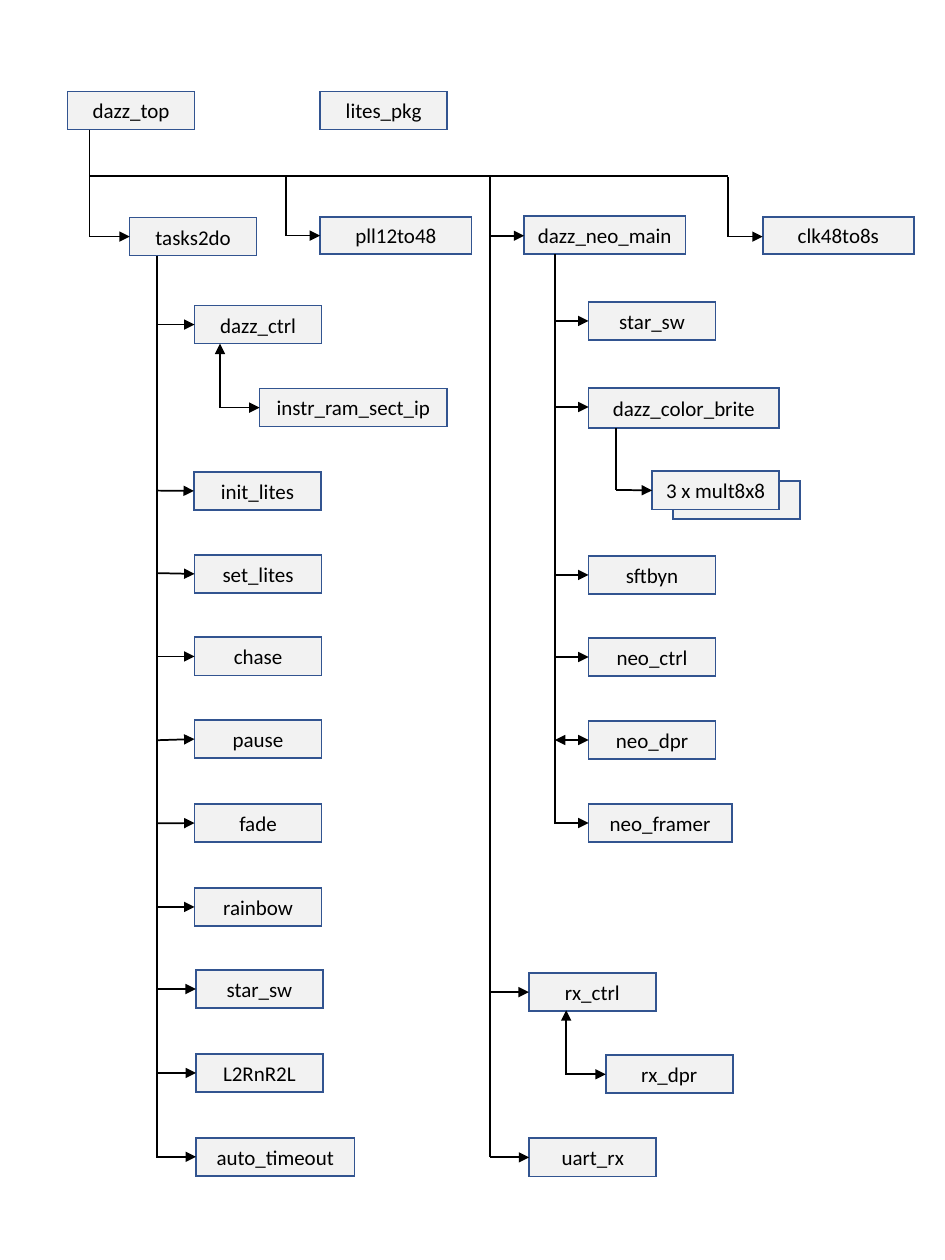
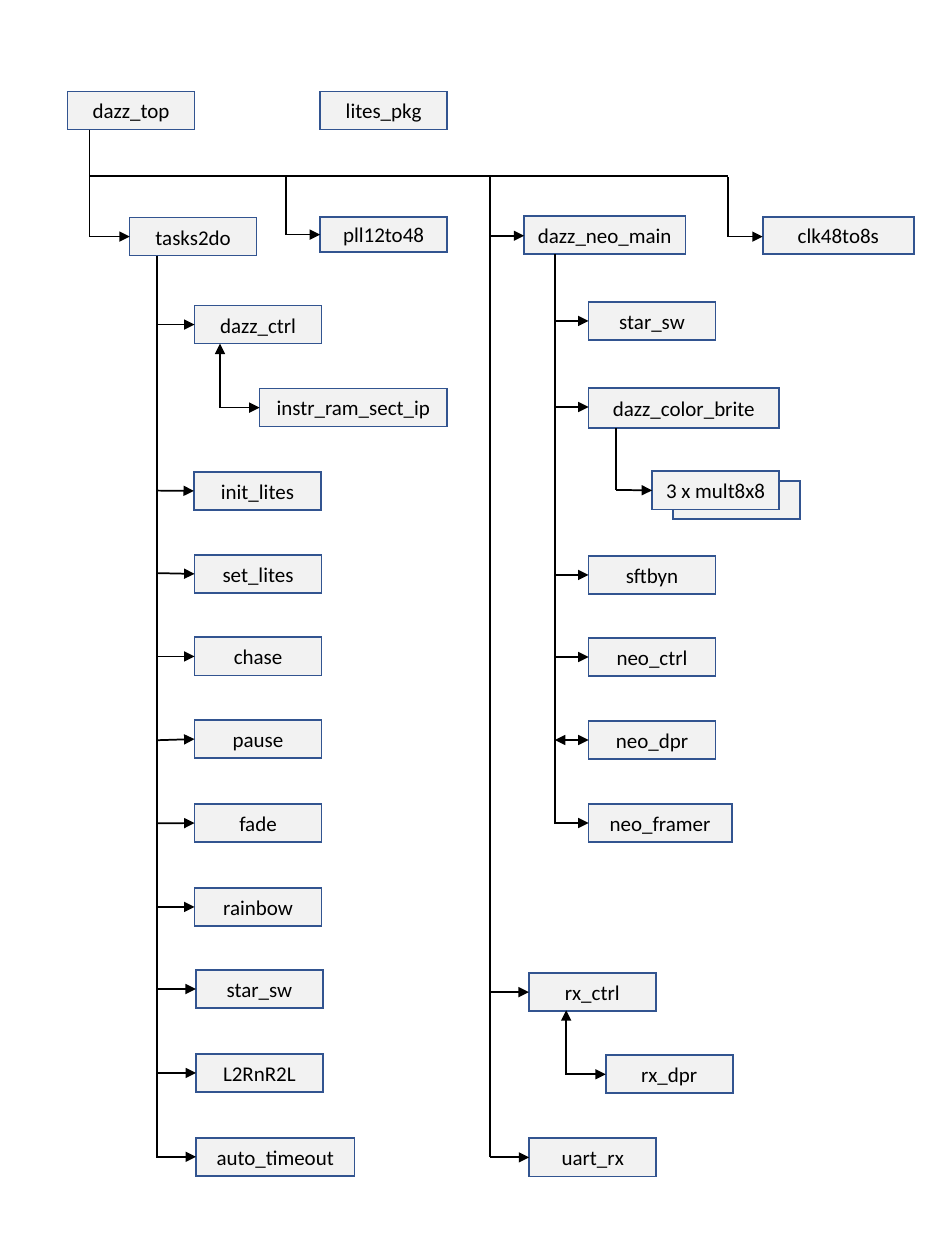
Before and after one commit to ggrummer/Dazzelite, a slide deck: slide 1 of Documents/Dazzelite_Blocks_UP.pptx. Drawn at 945x1260 pixels with LibreOffice and Linux fonts; fonts in the diff are those of the drawing. Boxes give left, top, right and bottom in pixels: in the first picture for what was removed or moved away, otherwise in the second. Text is boxed around its words. In the diff, an @@ line names an element or a change of style, - is before the commit and + after.

```diff
--- a/Documents/Dazzelite_Blocks_UP.pptx
+++ b/Documents/Dazzelite_Blocks_UP.pptx
@@ rectangle "pll12to48": place and size @@
-rectangle "pll12to48" at [320, 218, 471, 255]
+rectangle "pll12to48" at [320, 218, 447, 252]
```
Also in this commit, not shown: 1 other file.
